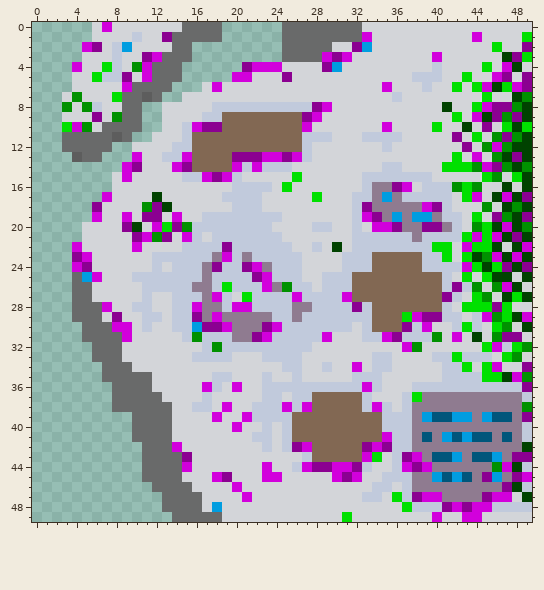
A pixel-art file gets an edit: rughai/tiles/tiled/r_0_2/Prop map/r_0_2.ase. The picture above was drawn from the file before the commit.
50x50 pixels, 1 frame.
New version:
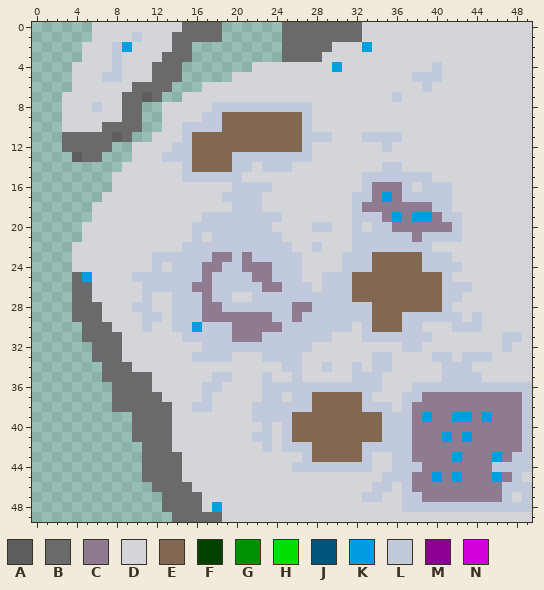
Palette (. is transparent): A #5d5d5d  B #696a6a  C #8f7b90  D #d3d5d9  E #826853  F #004200  G #009100  H #00e000  J #00567b  K #009de0  L #c1cadc  M #8b0091  N #d200dc
Diff:
layer "r_tree_l" now hidden
layer "r_tree_m" now hidden
layer "r_tree_s" now hidden
layer "r_grass_0" now hidden
layer "r_grass_1" now hidden
y 0: x 7 N -> D
y 1: x 13 M -> D; x 33 N -> D; x 44 N -> D; x 49 H -> D
y 2: x 5..6 NM -> DD; x 32 M -> D; x 46 H -> D; x 49 M -> D
y 3: x 11..12 MN -> DD; x 29..31 NMN -> DDD; x 40 N -> D; x 47..49 FMH -> DDD
y 4: x 4 N -> D; x 7 H -> D; x 10..11 GN -> DD; x 21..24 MNNN -> .DDD; x 29 M -> D; x 45 H -> D; x 47..48 NF -> DD
y 5: x 6 H -> D; x 9 M -> D; x 11 N -> D; x 20..21 NN -> DD; x 25 M -> D; x 43 H -> D; x 46..47 NM -> DD; x 49 M -> D
y 6: x 9 N -> D; x 18 N -> D; x 35 N -> D; x 42 H -> D; x 44..49 HNFHNM -> DDDDDD
y 7: x 4 G -> D; x 8 H -> D; x 45 H -> D; x 48..49 FG -> DD
y 8: x 3 G -> D; x 5 G -> D; x 28..29 MN -> DD; x 41 F -> D; x 44..49 HNMMGF -> DDDDDD
y 9: x 6 M -> D; x 8 G -> D; x 27..28 MN -> LD; x 42 H -> D; x 44..49 NFMGMF -> DDDDDD
y 10: x 3..5 HNG -> DDD; x 16..18 NMM -> LLL; x 27 N -> L; x 35 N -> D; x 40 H -> D; x 43 F -> D; x 45 M -> D; x 47..49 HFH -> DDD
y 11: x 42 M -> D; x 44 H -> D; x 46..49 GMGF -> DDDD
y 12: x 43 M -> D; x 45..49 GNGFF -> DDDDD
y 13: x 10 N -> D; x 15 N -> L; x 20..26 MMMNNMN -> LLLLLLL; x 42 H -> D; x 44 N -> D; x 46..49 GFMF -> DDDD
y 14: x 9..10 NM -> DD; x 14..15 NM -> DL; x 20 N -> L; x 22 N -> D; x 41..49 HHHGNMGFG -> DDDDDDDDD
y 15: x 9 N -> D; x 17..19 NMN -> LLL; x 26 H -> D; x 45..46 HG -> DD; x 48..49 HF -> DD
y 16: x 25 H -> D; x 36..37 MN -> CL; x 42..44 GHG -> DDD; x 47 F -> D; x 49 F -> D
y 17: x 7 N -> D; x 12 F -> D; x 28 H -> D; x 43..44 HN -> DD; x 46..49 FNFM -> DDDD
y 18: x 6 M -> D; x 11..13 GMF -> DDD; x 33 M -> C; x 39..40 NM -> CL; x 45 G -> D; x 47..49 FGF -> DDD
y 19: x 6 N -> D; x 9 N -> D; x 11..12 MM -> DD; x 14 N -> D; x 33..34 NM -> LL; x 44 H -> D; x 46..49 MGFM -> DDDD
y 20: x 9..10 MF -> DD; x 12..15 NHMG -> DDDD; x 34..36 NNM -> LLC; x 39..40 MM -> CC; x 44..49 GHFNFG -> DDDDDD
y 21: x 10..13 MNGM -> DDDD; x 15 N -> D; x 43..49 HNHNFMF -> DDDDDDD
y 22: x 4 N -> D; x 10 N -> D; x 19 M -> L; x 30 F -> D; x 40..41 HH -> DD; x 43..46 NHHF -> DDDD; x 48..49 FN -> DD
y 23: x 4..5 MN -> DD; x 19 N -> C; x 41 H -> L; x 43..49 HFGNFNF -> DDDDDDD
y 24: x 4..5 NM -> DD; x 18 M -> C; x 21..22 MN -> CC; x 43..49 NHFHMFM -> DDDDDDD
y 25: x 6 N -> D; x 22..23 MN -> CC; x 43 H -> D; x 45..47 HFF -> DDD; x 49 F -> D
y 26: x 19 H -> L; x 23 N -> C; x 25 G -> L; x 42 M -> L; x 44 G -> D; x 46..48 GNF -> DDD
y 27: x 18 N -> L; x 21 H -> D; x 26 N -> L; x 31 N -> L; x 41 M -> L; x 44..45 HG -> DD; x 47..49 FHF -> DDD
y 28: x 7 N -> D; x 16 N -> L; x 20..21 NN -> LL; x 32 M -> L; x 43..47 HHHMH -> DDDDD
y 29: x 8 M -> D; x 16 M -> L; x 18 N -> C; x 37..40 HNMM -> LLLL; x 45..49 NGHFN -> DDDDD
y 30: x 8..9 NN -> DD; x 17..19 MMN -> LLL; x 23..24 MN -> CC; x 37 M -> L; x 39 N -> D; x 43 H -> L; x 46..47 HG -> DD; x 49 F -> D
y 31: x 9 N -> D; x 16 G -> L; x 22..23 MN -> CL; x 29 N -> L; x 35..36 NM -> LL; x 40 G -> D; x 42 N -> D; x 44 F -> D; x 46..48 GMM -> DLL
y 32: x 18 G -> L; x 37..38 NG -> LL; x 45..46 HN -> DD; x 48..49 HG -> DD
y 33: x 42 H -> D; x 47..48 HG -> DD
y 34: x 32 N -> L; x 43 H -> L; x 45..46 HN -> DD; x 49 M -> D
y 35: x 45..49 HHFNG -> DDDDD
y 36: x 17 N -> L; x 20 N -> D; x 33 N -> L; x 49 M -> L
y 37: x 38 H -> L
y 38: x 19 N -> D; x 25 N -> L; x 27 N -> L; x 34 N -> L; x 49 G -> L
y 39: x 18 N -> D; x 21 N -> D; x 40..41 JJ -> CC; x 46..47 JJ -> CC; x 49 M -> L
y 40: x 20 N -> D
y 41: x 35 N -> L; x 39 J -> C; x 42 J -> C; x 44..45 JJ -> CC; x 47 J -> C
y 42: x 14 N -> D; x 26..27 MN -> LL; x 33..35 MNM -> LLL; x 49 F -> L
y 43: x 15 M -> D; x 33..34 NH -> LD; x 37..38 MN -> LC; x 40..41 JJ -> CC; x 44..45 JJ -> CC; x 48..49 MM -> LL
y 44: x 15 N -> D; x 23 N -> D; x 27..32 NMMNNM -> LLLLLL; x 37..39 NMN -> LLC; x 46..48 GNF -> LLL
y 45: x 18..19 NM -> DD; x 23..24 NN -> DD; x 30..32 NMN -> DDD; x 41 J -> C; x 43 J -> C; x 45 M -> C; x 48..49 MN -> LD
y 46: x 20 N -> D; x 47..48 MF -> LL
y 47: x 21 N -> D; x 36 H -> D; x 38..40 MNN -> LCC; x 45..47 MNN -> CCL; x 49 F -> L
y 48: x 37 H -> L; x 41..45 MNMNN -> LLLLL
y 49: x 31 H -> D; x 40 N -> D; x 43..44 NN -> DD
Where, in picture pixels (left, top, right, bottom), the same in both pictures:
changed: (62, 22, 532, 522)
